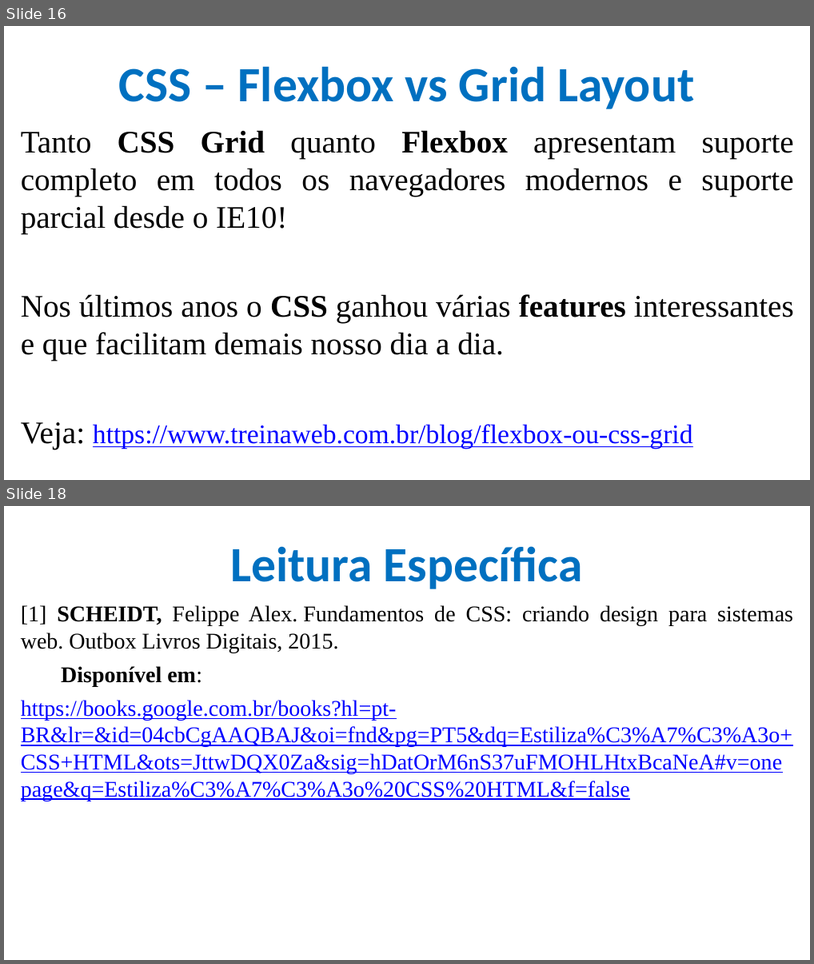
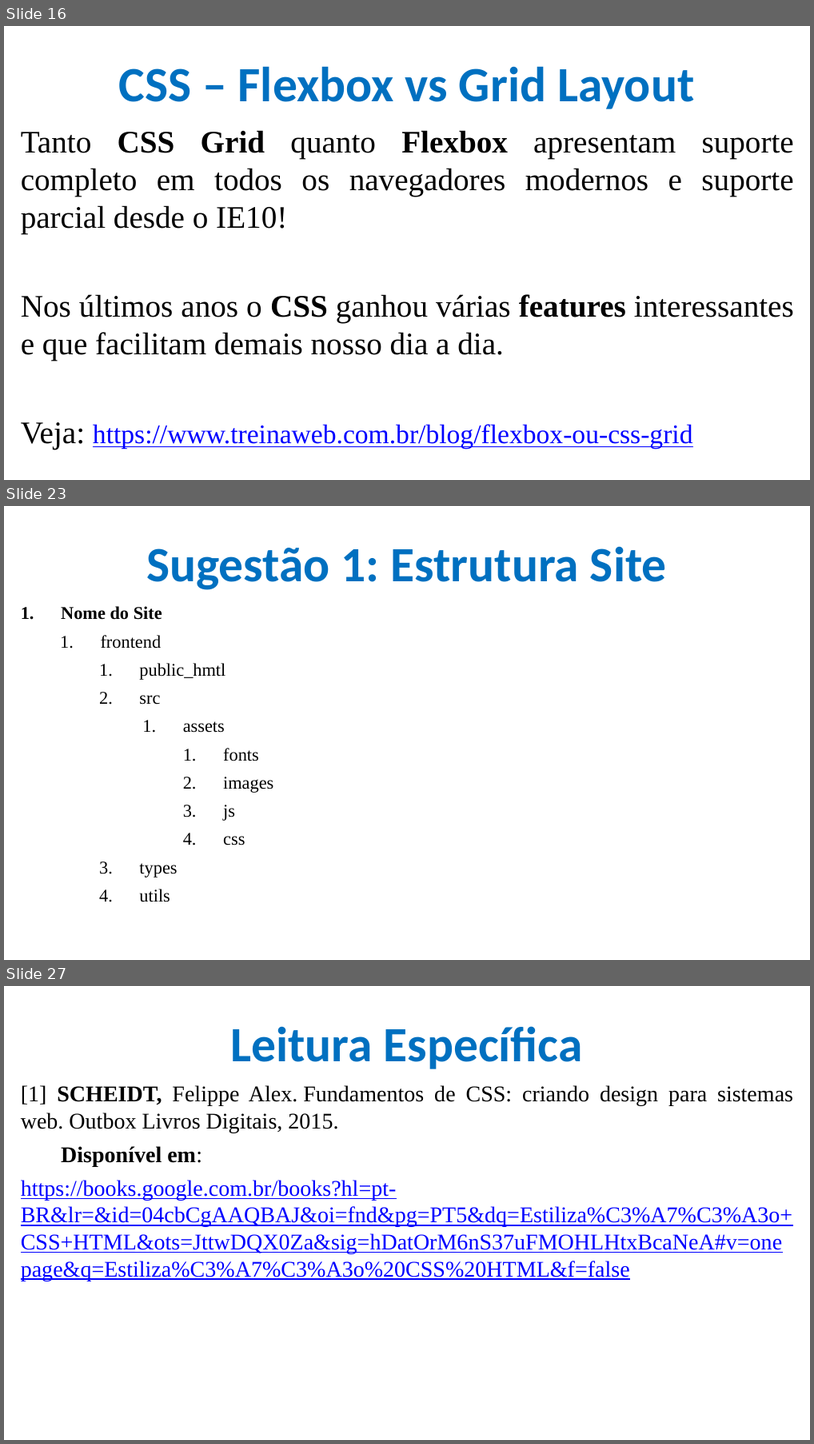
Before and after one commit to CloudEducationBrazil/WydenDesenvolvimentoWebPHP, a slide deck: 01 Classes/Aula 07 Desenvolvimento Web - CSS.pptx. Shown one above the other, each under a label of ours: slides 16 and 18 before the commit, slides 16, 23 and 27 after it; the slides between them are not shown. The pictures are 814x964 and 814x1444 pixels, drawn with LibreOffice and Linux fonts; fonts in the diff are those of the drawing; background and template pictures are left out. Boxes give left, top, right and bottom in pixels: in the first picture for what was removed or moved away, otherwise in the second. Text is boxed around its words. In the diff, an @@ line names an element or a change of style, - is before the commit and + after.

```diff
--- a/01 Classes/Aula 07 Desenvolvimento Web - CSS.pptx
+++ b/01 Classes/Aula 07 Desenvolvimento Web - CSS.pptx
@@ slide 23 added at box(4, 506, 810, 960), background picture (left out) @@
@@ title added at box(146, 546, 667, 590), 44 pt, text #0070C0, bold @@
+Sugestão 1: Estrutura Site
@@ text added at box(61, 606, 274, 845), 16 pt, text #000000 @@
+1. Nome do Site
+  1. frontend
+    1. public_hmtl
+    2. src
+      1. assets
+        1. fonts
+        2. images
+        3. js
+        4. css
+    3. types
+    4. utils
@@ what was slide 18 is now slide 27 @@
```
Also in this commit, not shown: 8 other slides added.
